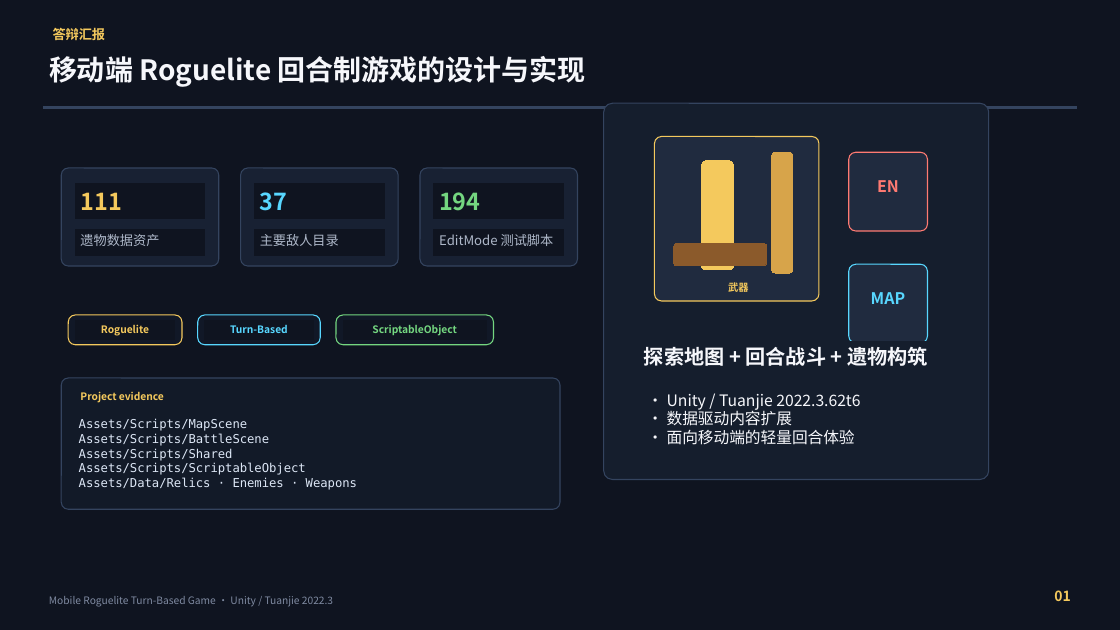
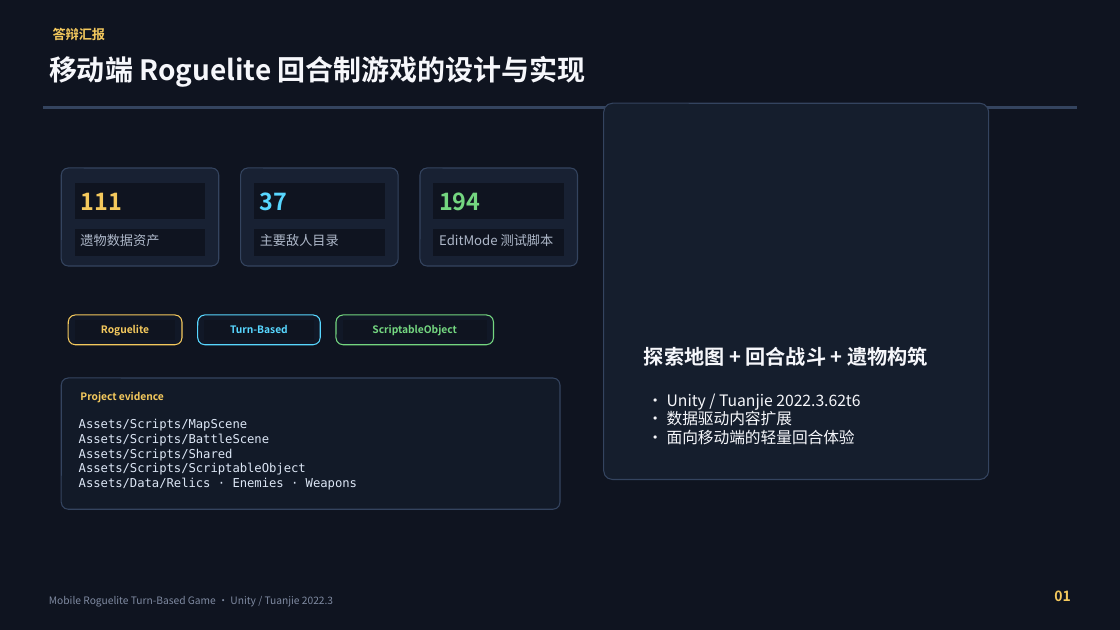
Before and after one commit to RemitSg/DiceLand, a slide deck: slide 1 of outputs/019e9d99-8be2-7e81-9f26-106011435351/presentations/mobile-game-defense/output/mobile-game-defense.pptx. Drawn at 1120x630 pixels with LibreOffice and Linux fonts; fonts in the diff are those of the drawing. Boxes give left, top, right and bottom in pixels: in the first picture for what was removed or moved away, otherwise in the second. Text is boxed around its words. In the diff, an @@ line names an element or a change of style, - is before the commit and + after.

```diff
--- a/outputs/019e9d99-8be2-7e81-9f26-106011435351/presentations/mobile-game-defense/output/mobile-game-defense.pptx
+++ b/outputs/019e9d99-8be2-7e81-9f26-106011435351/presentations/mobile-game-defense/output/mobile-game-defense.pptx
@@ rounded rectangle removed at (655, 136, 819, 301) @@
@@ rounded rectangle removed at (702, 161, 734, 270) @@
@@ rounded rectangle removed at (772, 152, 793, 273) @@
@@ rounded rectangle removed at (849, 152, 928, 231) @@
@@ rectangle removed at (861, 173, 916, 199) @@
-EN
@@ rounded rectangle removed at (674, 244, 766, 266) @@
@@ rounded rectangle removed at (849, 265, 928, 344) @@
@@ rectangle removed at (691, 278, 786, 297) @@
-武器
@@ rectangle removed at (860, 286, 918, 312) @@
-MAP
```
Also in this commit, not shown: 4 other slides changed, 1 slide removed, 3 other files.
